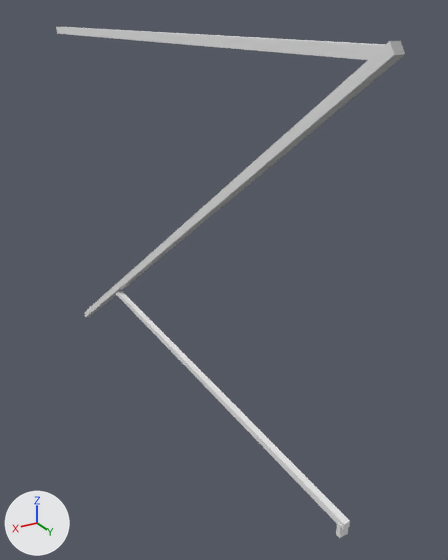
One commit to the OBJ model common/src/main/resources/assets/pantographsandwires/models/block/cantilever/single/5/cantilever_center_16px.obj: the scene before it, then after it.
The view is the same before and after, from a 50 mm camera at (2.52, 5.52, 0.81) aimed at (0.17, 1.6, -1.15). Arrows for +X, +Y and +Z are at lower left; the lights stay in place. The first picture is the older version. Where no turn or scale is listed for an object, it has been applied to the vertices.

The first picture shows '0149dbda-7d4b-420d-a64f-c6dbebfd5072', '7048956b-8bbe-4cb0-bc5d-4880edd41420', '90aff201-ea69-4de3-8a01-5dfee8dc6ad7', 'f71ab644-586b-4d04-8f31-e7dc67f978e9'.
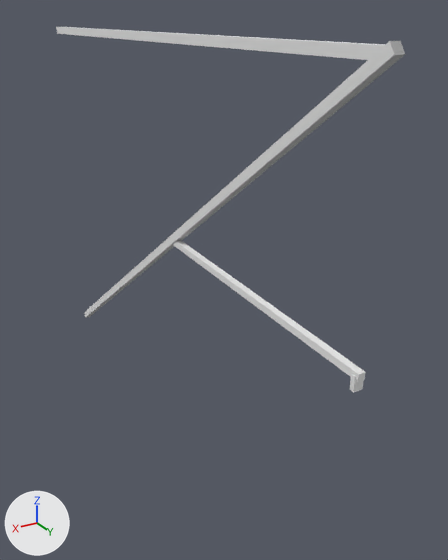
Changed parts and their boxes [x1, y1, x2, y2] in the pictures (448 x 560 px):
'f71ab644-586b-4d04-8f31-e7dc67f978e9', deleted
    before: [115, 290, 350, 530]
'9d659bc6-962e-4a1e-a82d-18649e8cdd5a', added
    after: [172, 240, 366, 382]
'8e384ccf-40bb-4602-869d-e1a1247164ce', added
    after: [350, 374, 364, 393]
'90aff201-ea69-4de3-8a01-5dfee8dc6ad7', deleted
    before: [336, 522, 348, 538]

The change, as a list of edits to the scene's bpy script:
```text
Add me_9d659bc6_962e_4a1e_a82d_18649e8cdd5a:
    me_9d659bc6_962e_4a1e_a82d_18649e8cdd5a.from_pydata([(0.52, 1.48, -0.79), (0.52, 3.53, -0.88), (0.52, 1.41, -0.84), (0.52, 3.53, -0.93), (0.48, 3.53, -0.88), (0.48, 1.48, -0.79), (0.48, 3.53, -0.93), (0.48, 1.41, -0.84)], [], [(3, 6, 4, 1), (2, 3, 1, 0), (7, 2, 0, 5), (6, 7, 5, 4), (5, 0, 1, 4), (6, 3, 2, 7)])
    me_9d659bc6_962e_4a1e_a82d_18649e8cdd5a.materials.append(mat_m_53ac917a_6908_652e_015c_c53640b020ed)  # white #e7e7e7
Add me_8e384ccf_40bb_4602_869d_e1a1247164ce:
    me_8e384ccf_40bb_4602_869d_e1a1247164ce.from_pydata(...)  # a box spanning x 0.4688..0.5312, y 3.4844..3.5156, z -1.0..-0.9063
    me_8e384ccf_40bb_4602_869d_e1a1247164ce.materials.append(mat_m_d01e7a2a_8f73_2e81_4c23_374b2442e0d3)  # white #e7e7e7
Remove ob_90aff201_ea69_4de3_8a01_5dfee8dc6ad7:
    ob_90aff201_ea69_4de3_8a01_5dfee8dc6ad7 = bpy.data.objects.new('90aff201-ea69-4de3-8a01-5dfee8dc6ad7', me_90aff201_ea69_4de3_8a01_5dfee8dc6ad7)
    ob_90aff201_ea69_4de3_8a01_5dfee8dc6ad7.location = (0.0, 0.0, 0.0)
Remove ob_f71ab644_586b_4d04_8f31_e7dc67f978e9:
    ob_f71ab644_586b_4d04_8f31_e7dc67f978e9 = bpy.data.objects.new('f71ab644-586b-4d04-8f31-e7dc67f978e9', me_f71ab644_586b_4d04_8f31_e7dc67f978e9)
    ob_f71ab644_586b_4d04_8f31_e7dc67f978e9.location = (0.0, 0.0, 0.0)
Add ob_9d659bc6_962e_4a1e_a82d_18649e8cdd5a:
    ob_9d659bc6_962e_4a1e_a82d_18649e8cdd5a = bpy.data.objects.new('9d659bc6-962e-4a1e-a82d-18649e8cdd5a', me_9d659bc6_962e_4a1e_a82d_18649e8cdd5a)
    ob_9d659bc6_962e_4a1e_a82d_18649e8cdd5a.location = (0.0, 0.0, 0.0)
Add ob_8e384ccf_40bb_4602_869d_e1a1247164ce:
    ob_8e384ccf_40bb_4602_869d_e1a1247164ce = bpy.data.objects.new('8e384ccf-40bb-4602-869d-e1a1247164ce', me_8e384ccf_40bb_4602_869d_e1a1247164ce)
    ob_8e384ccf_40bb_4602_869d_e1a1247164ce.location = (0.0, 0.0, 0.0)
```
